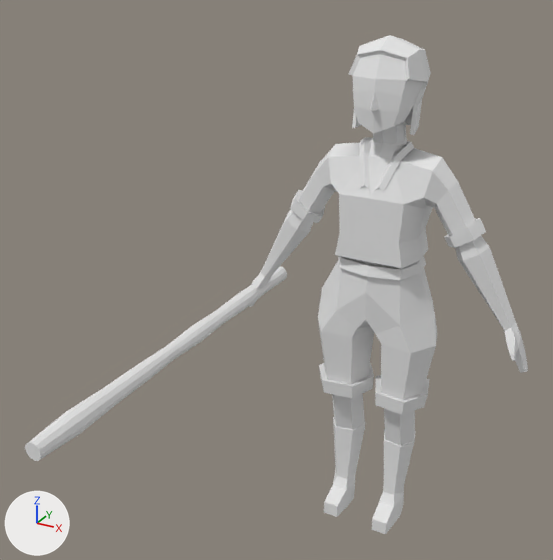
Renders of the FBX model Assets/Models/Characters/CHR_Npc01.fbx from each side of a commit.
Rendered twice from a 50 mm camera at (0.82, -2.205, 1.947) aimed at (-0.148, -0.444, 1.067). Lighting does not change. The marker at lower left points along +X, +Y and +Z. The first picture is the older version. Where no turn or scale is listed for an object, it has been applied to the vertices.

Objects in the first picture: 'CHR_Npc01_Bat_GEO', 'CHR_Npc01_GEO'.
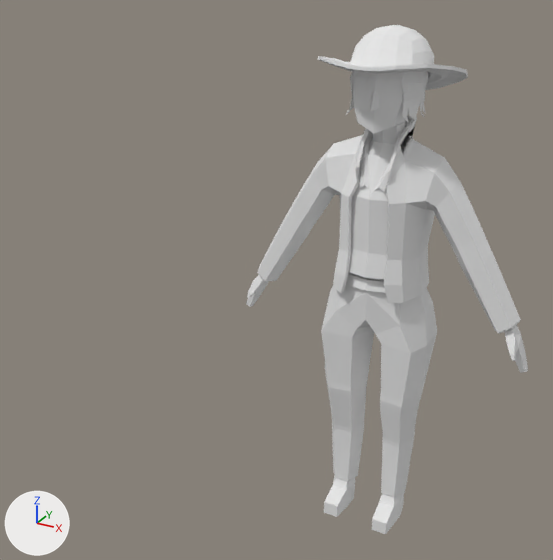
Location of each change, [x1, y1, x2, y2] in pixels of the pictures (553 x 560 px):
'CHR_Npc01_GEO', reshaped: before [249, 35, 528, 534]; after [246, 25, 528, 534]
'CHR_Npc01_Bat_GEO', deleted: before [25, 266, 287, 461]
part 1 of me_chr_npc01_geo, added: after [318, 25, 468, 90]
part 2 of me_chr_npc01_geo, built on: before [286, 35, 489, 446]; after [257, 69, 521, 448]

The change, as a list of edits to the scene's bpy script:
```text
Change me_chr_npc01_geo:
    used by ob_chr_npc01_geo; location = (0.0, 0.0, 0.0)
    remove me_chr_npc01_geo.from_pydata(...)  # 530 vertices, 530 faces; spans x -0.5..0.5, y -0.16..0.11, z 0.0..1.71
    add me_chr_npc01_geo.from_pydata(...)  # 1584 vertices, 1587 faces; spans x -0.5..0.5, y -0.23..0.2, z 0.0..1.73
    me_chr_npc01_geo part 1: a new loose piece of 310 vertices spanning x -0.22..0.22, y -0.23..0.2, z 1.52..1.73, in mat_mat_atlas (white #e7e7e7)
    me_chr_npc01_geo part 2: 146 vertices moved from x -0.34..0.34, y -0.13..0.09, z 0.33..1.67 to x -0.45..0.45, y -0.14..0.11, z 0.11..1.67; 125 vertices removed from x -0.33..0.33, y -0.13..0.09, z 0.49..1.71; 869 vertices added at x -0.46..0.46, y -0.14..0.12, z 0.35..1.7
Remove ob_chr_npc01_bat_geo:
    ob_chr_npc01_bat_geo = bpy.data.objects.new('CHR_Npc01_Bat_GEO', me_chr_npc01_bat_geo)
    ob_chr_npc01_bat_geo.location = (-0.463, -0.004, 0.797)
```
